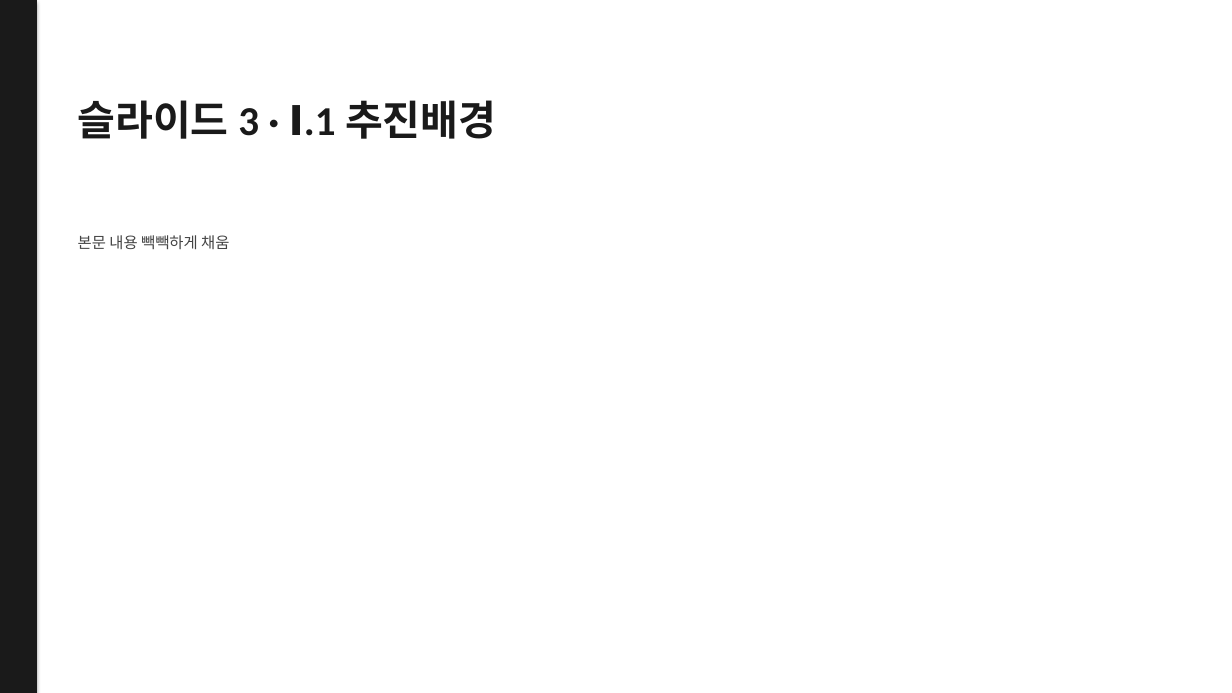
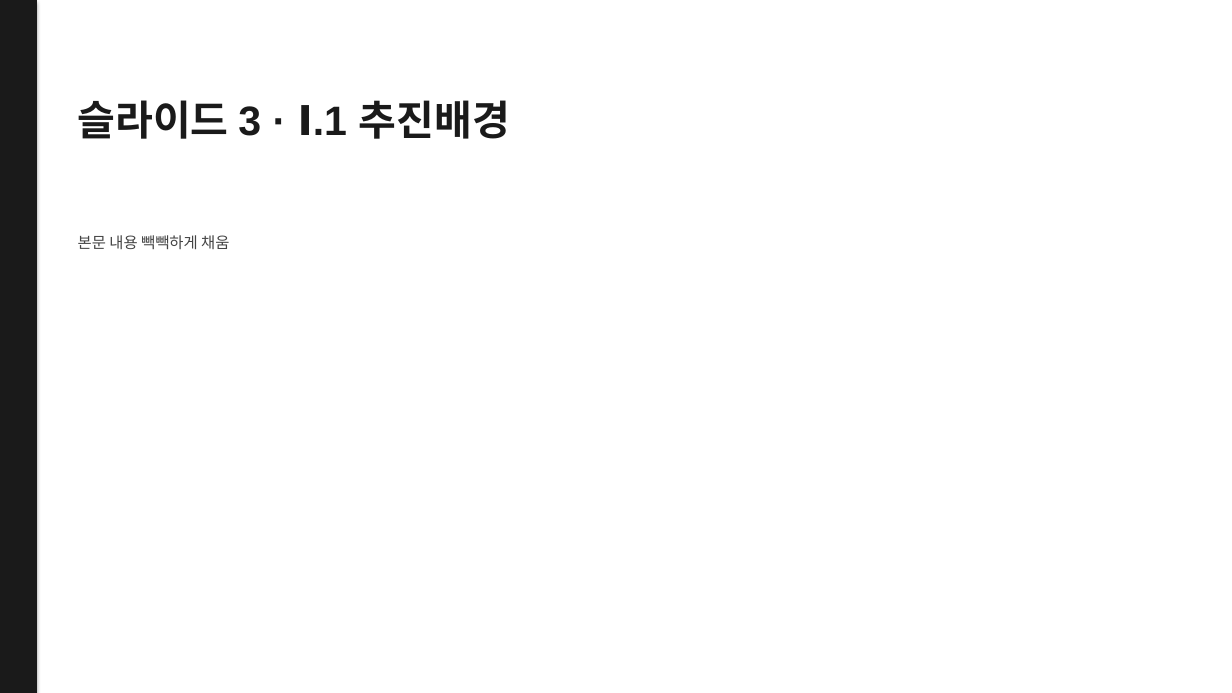
Before and after one commit to tinyvaultofficial-ux/nightoff, a slide deck: slide 3 of _multi_pass_test.pptx. Drawn at 1232x693 pixels with LibreOffice and Linux fonts; fonts in the diff are those of the drawing. Boxes give left, top, right and bottom in pixels: in the first picture for what was removed or moved away, otherwise in the second. Text is boxed around its words. In the diff, an @@ line names an element or a change of style, - is before the commit and + after.

```diff
--- a/_multi_pass_test.pptx
+++ b/_multi_pass_test.pptx
@@ text "슬라이드 3 · Ⅰ.1 추진배경" at <box>78,100,510,139</box>: font Calibri to Arial @@
```
Also in this commit, not shown: 3 other slides changed, 3 other files.
